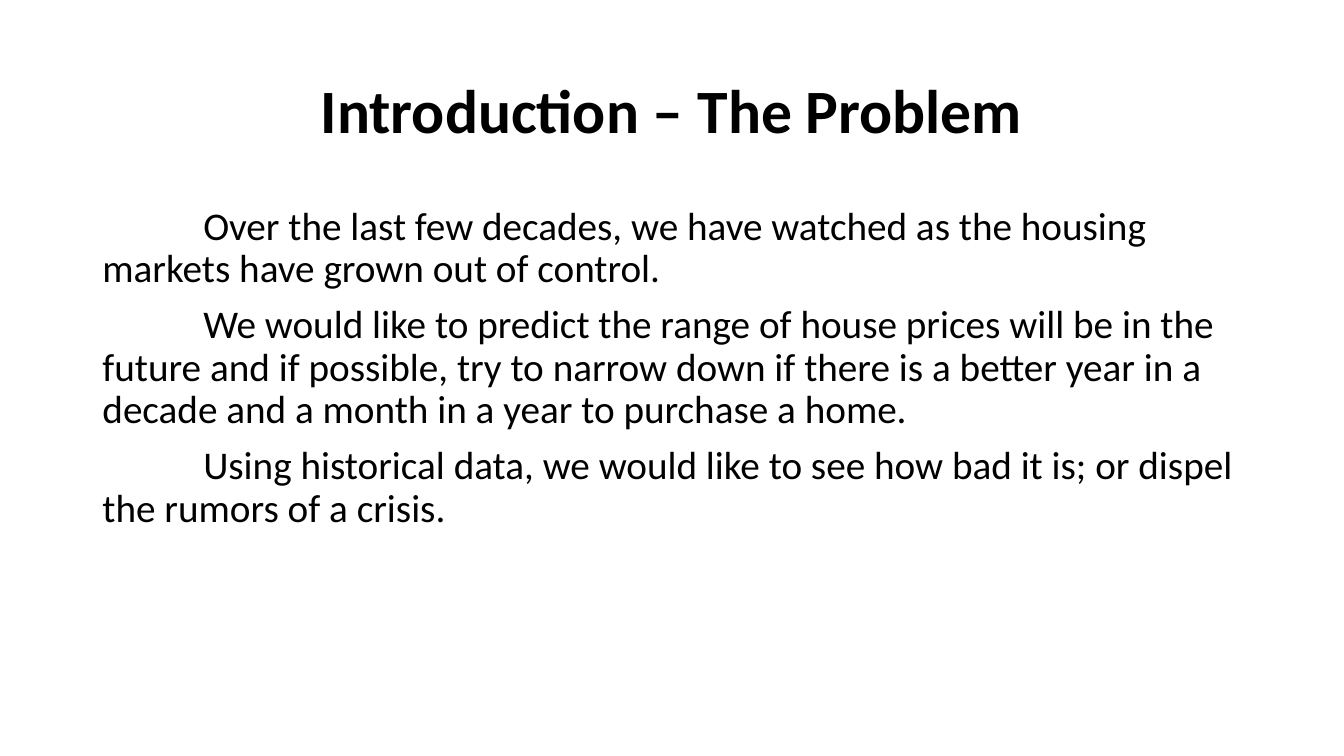
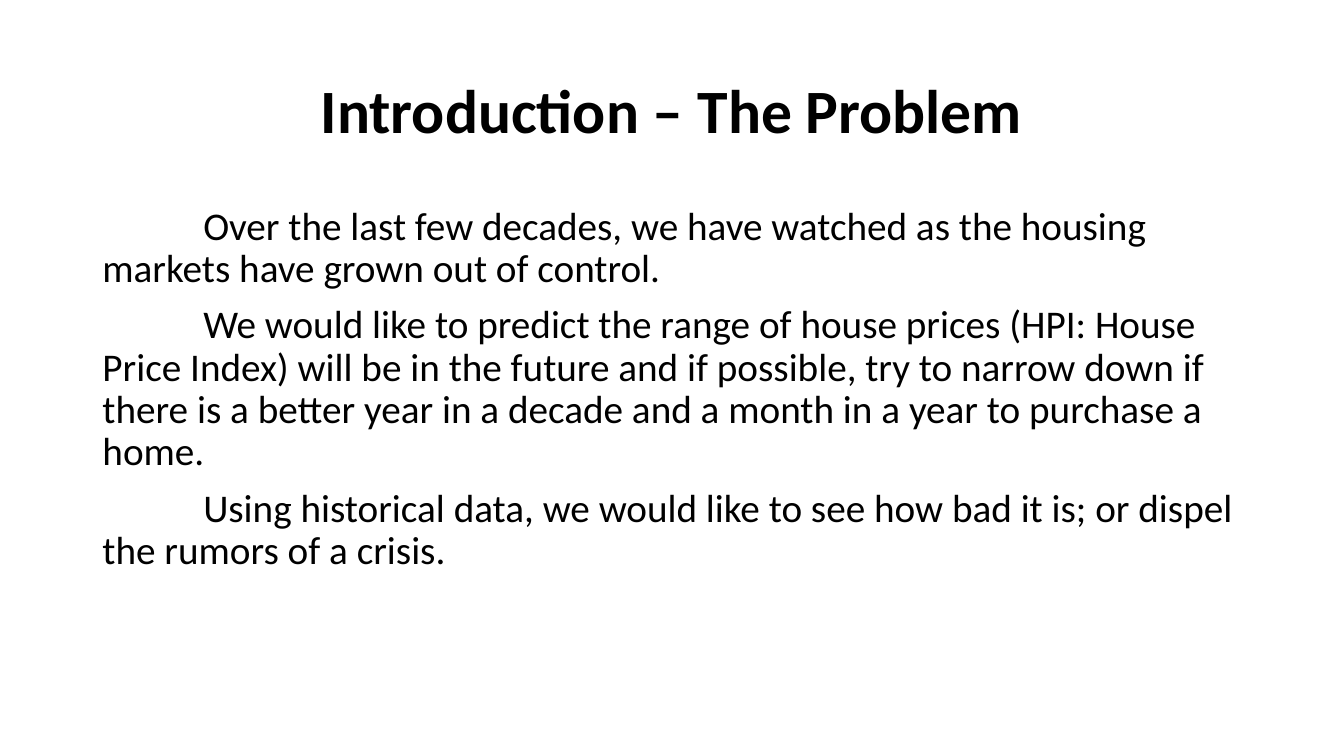
Before and after one commit to PMcTwist/Machine_Learn_Project, a slide deck: slide 3 of Presentation/Presentation_1.pptx. Drawn at 1344x756 pixels with LibreOffice and Linux fonts; fonts in the diff are those of the drawing. Boxes give left, top, right and bottom in pixels: in the first picture for what was removed or moved away, otherwise in the second. Text is boxed around its words. In the diff, an @@ line names an element or a change of style, - is before the commit and + after.

```diff
--- a/Presentation/Presentation_1.pptx
+++ b/Presentation/Presentation_1.pptx
@@ text at <box>102,309,1204,466</box>: text changed @@
-We would like to predict the range of house prices will be in the future and if possible, try to narrow down if there is a better year in a decade and a month in a year to purchase a home.
+We would like to predict the range of house prices (HPI: House Price Index) will be in the future and if possible, try to narrow down if there is a better year in a decade and a month in a year to purchase a home.
```
Also in this commit, not shown: 3 other slides changed, 1 slide added, 1 other file.
